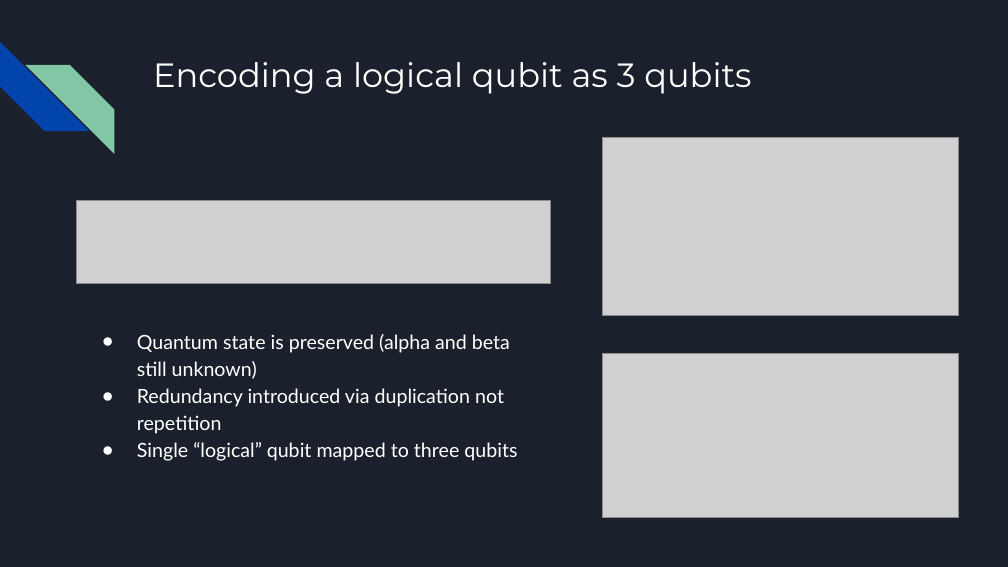
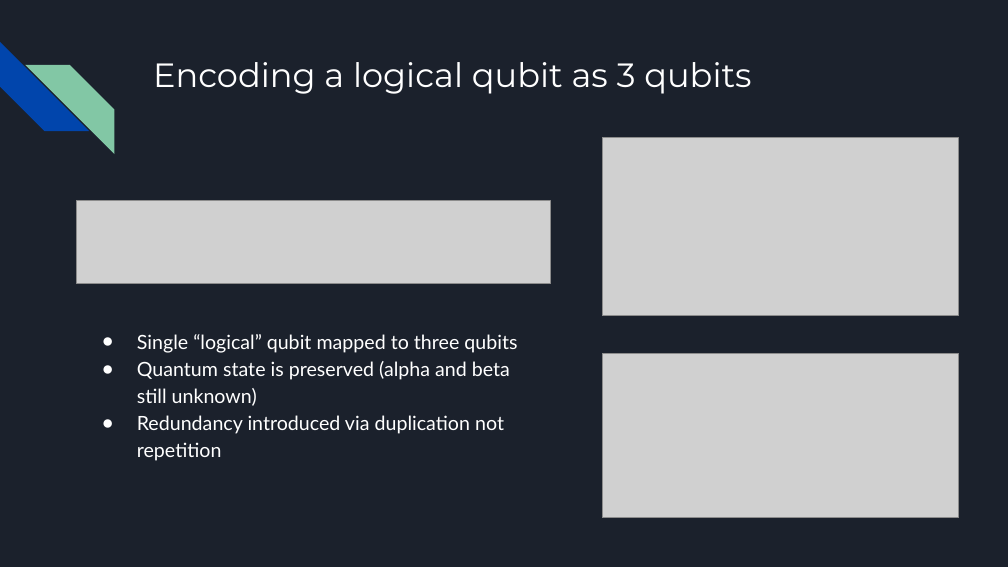
Before and after one commit to philippemnoel/QuantumErrorCorrectionProject, a slide deck: slide 4 of QEC Final Project.pptx. Drawn at 1008x567 pixels with LibreOffice and Linux fonts; fonts in the diff are those of the drawing; grey boxes stand for pictures. Boxes give left, top, right and bottom in pixels: in the first picture for what was removed or moved away, otherwise in the second. Text is boxed around its words. In the diff, an @@ line names an element or a change of style, - is before the commit and + after.

```diff
--- a/QEC Final Project.pptx
+++ b/QEC Final Project.pptx
@@ text at (x1=137, y1=334, x2=517, y2=353): paragraph added @@
+● Single “logical” qubit mapped to three qubits
@@ text at (x1=137, y1=442, x2=517, y2=461): paragraph removed @@
-● Single “logical” qubit mapped to three qubits
```
Also in this commit, not shown: 2 other slides changed, 1 slide added.
